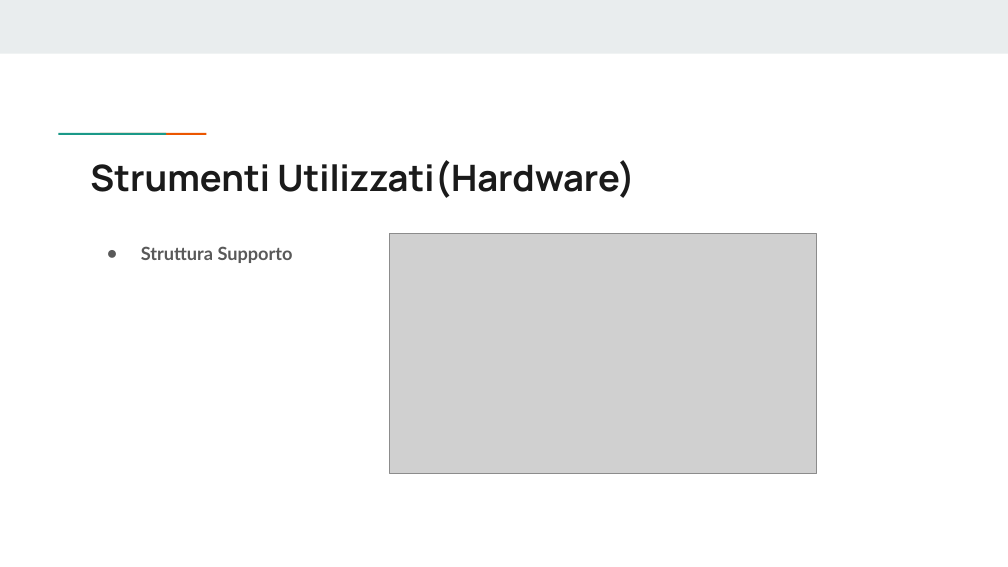
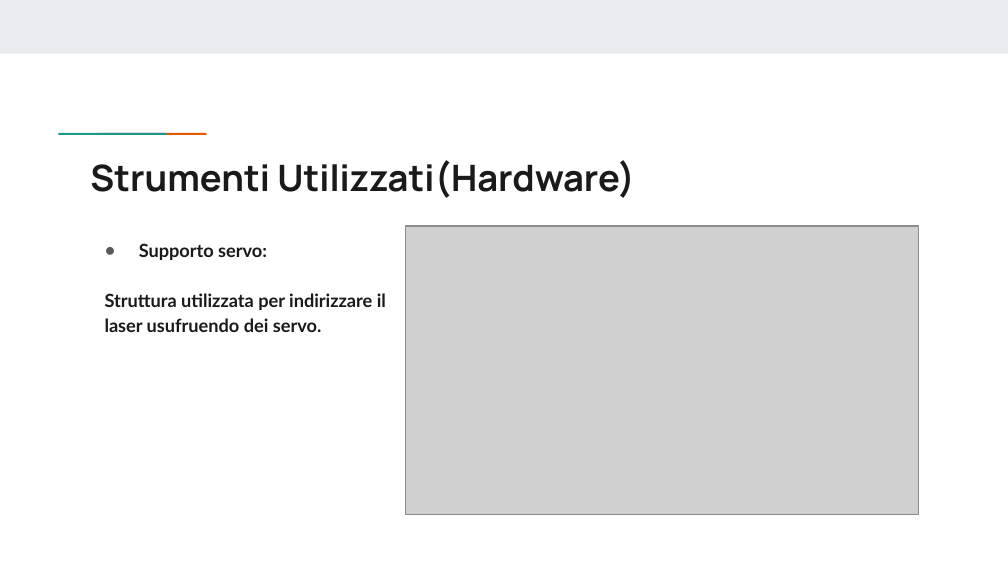
Before and after one commit to Sguinza/Progetto-Secondo-Quadrimestre, a slide deck: slide 7 of Presentazione Progetto (1).pptx (slide 8 before the commit). Drawn at 1008x567 pixels with LibreOffice and Linux fonts; fonts in the diff are those of the drawing; grey boxes stand for pictures. Boxes give left, top, right and bottom in pixels: in the first picture for what was removed or moved away, otherwise in the second. Text is boxed around its words. In the diff, an @@ line names an element or a change of style, - is before the commit and + after.

```diff
--- a/Presentazione Progetto (1).pptx
+++ b/Presentazione Progetto (1).pptx
@@ picture resized from (x1=390, y1=234, x2=817, y2=474) to (x1=405, y1=226, x2=918, y2=514) @@
@@ text at (x1=105, y1=243, x2=386, y2=332): text changed; text colour #595959 to #1A1A1A @@
-● Struttura Supporto
+● Supporto servo:
+Struttura utilizzata per indirizzare il laser usufruendo dei servo.
```
Also in this commit, not shown: 7 other slides changed, 5 slides added, 3 slides removed.
